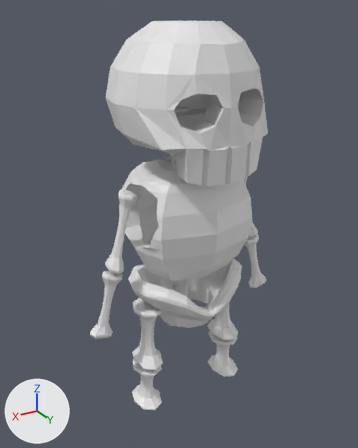
The Blender file Resources/Assets/AssetsWorkspace/Player.blend as it was, and as the next commit left it.
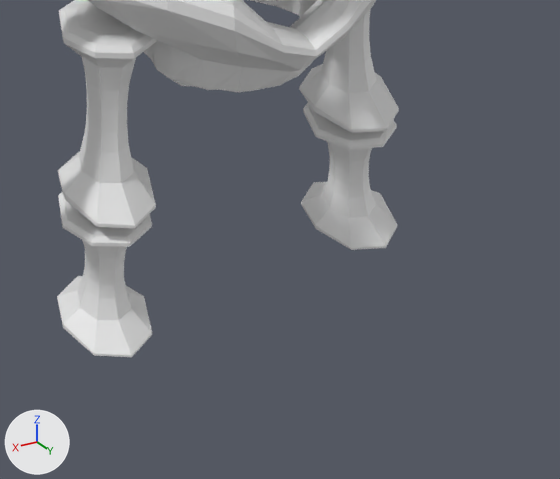
Each version is shown whole from a 50 mm lens placed at (3.9, 6.45, 3.94), pointed at (0.06, 0.05, 0.74), then close up on the part from 32% to 81% of the width and 67% to 100% of the height. Every picture has the same lights, and +X, +Y and +Z are marked at lower left. The older version's two pictures come first.

The first close-up shows '骨.002', '骨.003', '骨盤'.
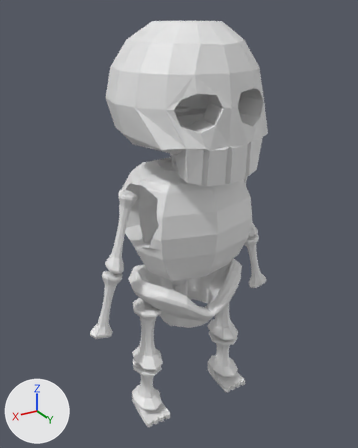
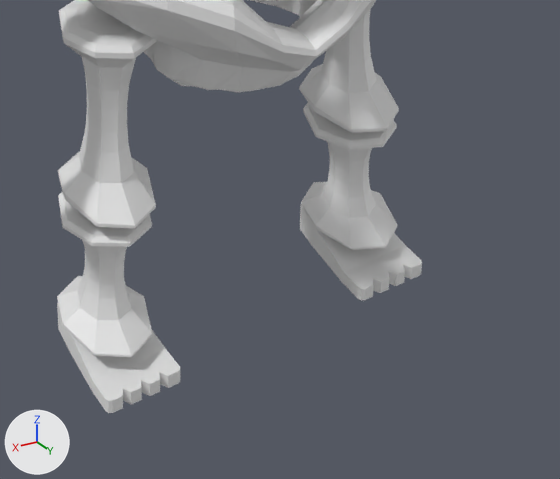
What differs and where, as boxes [x1, y1, x2, y2] in the close-ups (560 x 479 px):
'立方体.001', added: after [57, 205, 422, 413]

Diff of the bpy script that builds the scene:
```diff
--- a/Resources/Assets/AssetsWorkspace/Player.blend.py
+++ b/Resources/Assets/AssetsWorkspace/Player.blend.py
@@ me_立方体_001 @@
+me_立方体_001.from_pydata(...)  # 152 vertices, 140 faces; spans x -0.75..6.15, y -1.0..1.0, z -0.12..0.41
@@ ob_立方体_001 @@
+ob_立方体_001 = bpy.data.objects.new('立方体.001', me_立方体_001)
+ob_立方体_001.location = (-0.822, 0.323, -2.54)
+ob_立方体_001.scale = (0.304, 0.354, 0.354)
```
